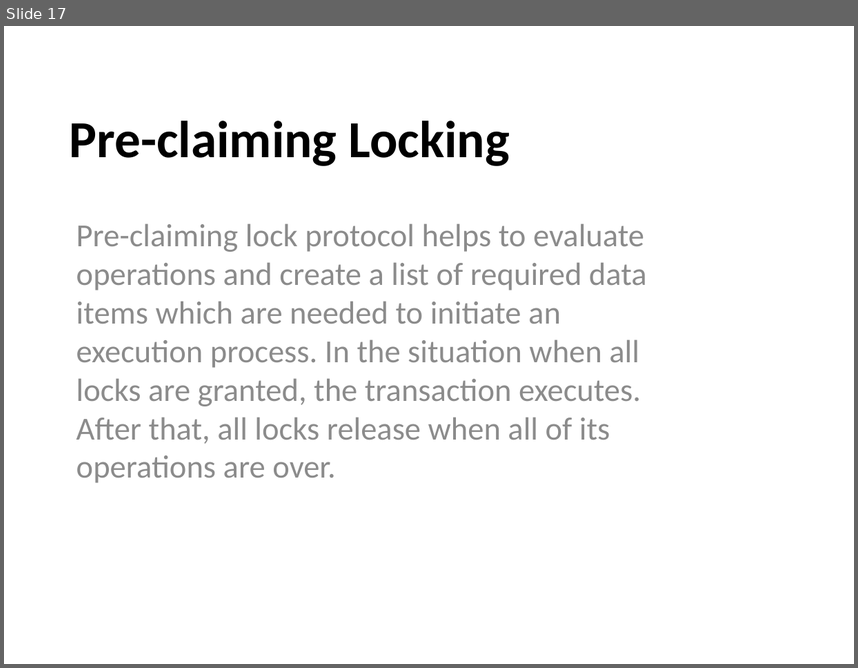
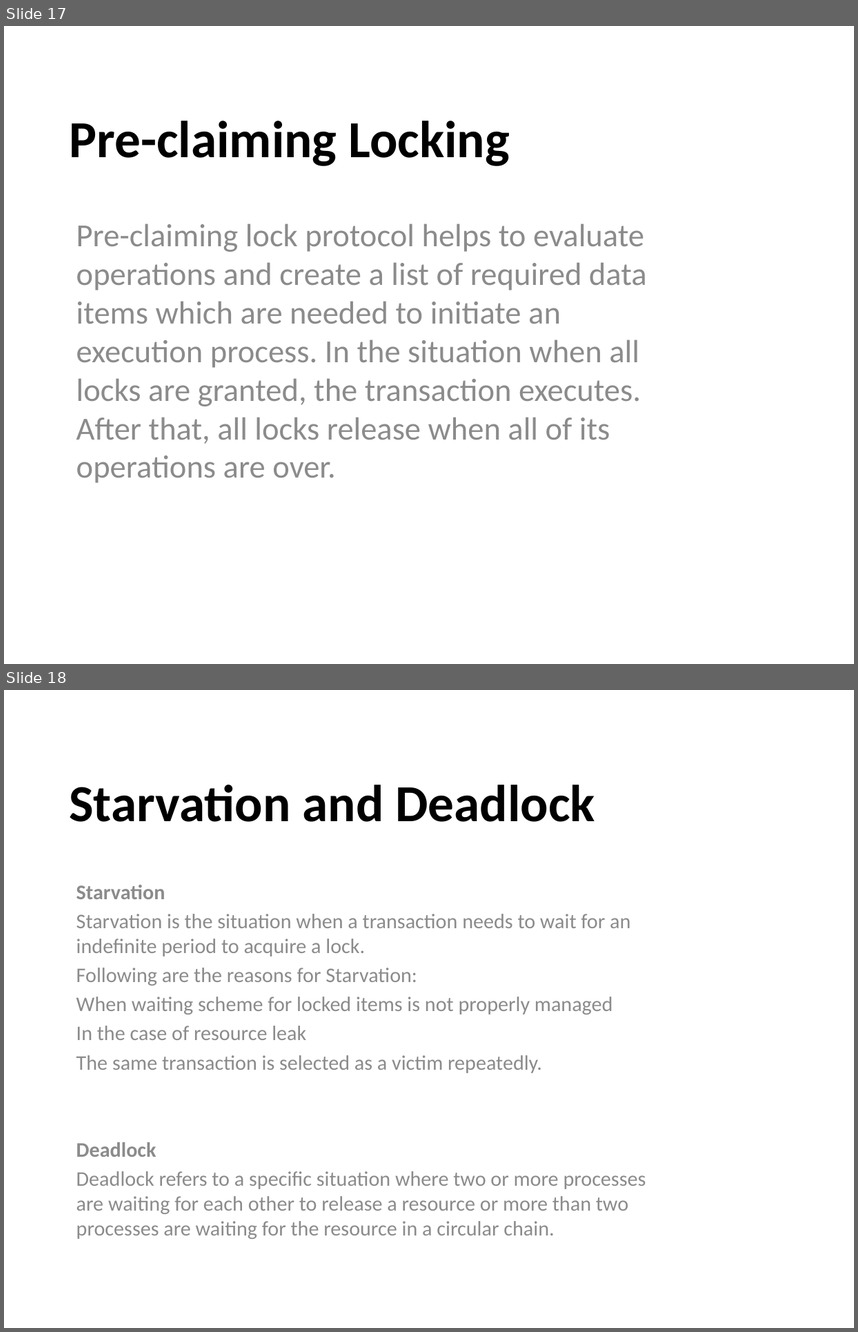
Before and after one commit to arjunQ21/files, a slide deck: DBMS Presentation.pptx. Shown one above the other, each under a label of ours: slide 17 before the commit, slides 17 and 18 after it. The pictures are 858x668 and 858x1332 pixels, drawn with LibreOffice and Linux fonts; fonts in the diff are those of the drawing. Boxes give left, top, right and bottom in pixels: in the first picture for what was removed or moved away, otherwise in the second. Text is boxed around its words. In the diff, an @@ line names an element or a change of style, - is before the commit and + after.

```diff
--- a/DBMS Presentation.pptx
+++ b/DBMS Presentation.pptx
@@ slide 18 added at bbox=[4, 690, 854, 1328], background #FFFFFF @@
@@ title added at bbox=[69, 785, 595, 822], 44 pt, text #000000, bold @@
+Starvation and Deadlock
@@ subtitle added at bbox=[76, 885, 646, 1239], 17.6 pt, text #8C8C8C @@
+Starvation
+Starvation is the situation when a transaction needs to wait for an indefinite period to acquire a lock.
+Following are the reasons for Starvation:
+When waiting scheme for locked items is not properly managed
+In the case of resource leak
+The same transaction is selected as a victim repeatedly.
+Deadlock
+Deadlock refers to a specific situation where two or more processes are waiting for each other to release a resource or more than two processes are waiting for the resource in a circular chain.
```
Also in this commit, not shown: 1 other slide added.
